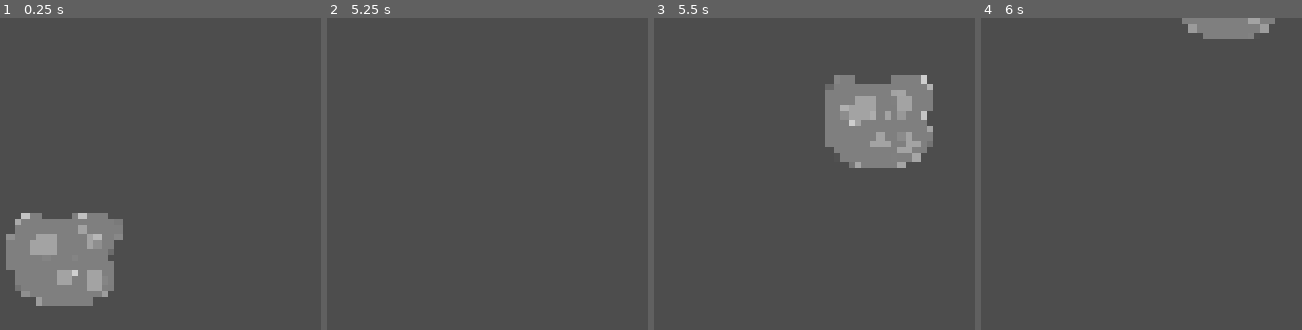
Above: before the commit, frames 1-4 (left to right).
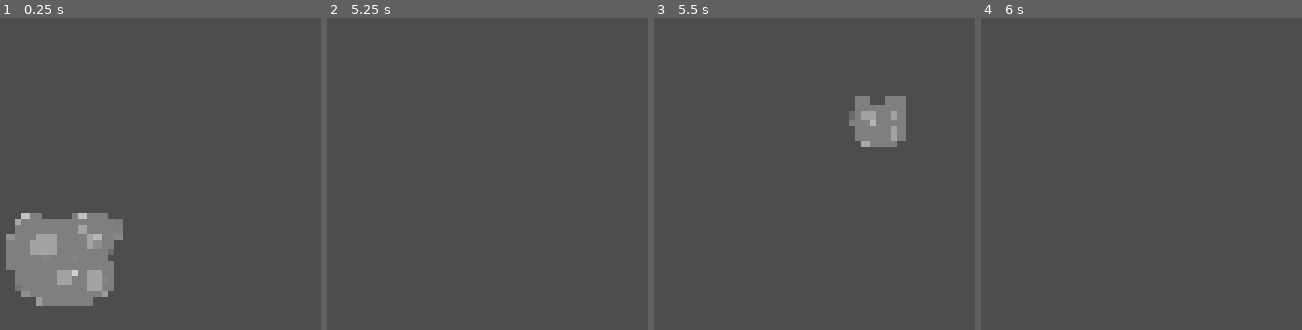
Above: after the commit, the same moments.

Repository: two-sticks-and-a-rock/space-arcade
Game: Godot game, scene res://scenes/player/player_weapons/orbiter/orbiter_ring.tscn
Same seed, same stepped clock (60 frames per second), same inputs: the game is played once before the commit and once after it. This scene is started directly instead of the project's main scene.
Inputs (mouse positions are in pixels of both pictures, inside the frame that each line leads up to):
- Up to frame 1 (0.25 s): no input
- Up to frame 2 (5.25 s): move the mouse to (outside the picture) at 0.52 s; press the mouse at (outside the picture) at 0.53 s; move the mouse to (outside the picture) at 1.27 s; release the mouse at (outside the picture) at 1.28 s; click (outside the picture) at 1.35 s; move the mouse to (outside the picture) at 2.02 s; press the mouse at (outside the picture) at 2.03 s; move the mouse to (outside the picture) at 2.77 s; release the mouse at (outside the picture) at 2.78 s; click (outside the picture) at 2.85 s; move the mouse to (outside the picture) at 3.52 s; press the mouse at (outside the picture) at 3.53 s; move the mouse to (outside the picture) at 4.27 s; release the mouse at (outside the picture) at 4.28 s; click (outside the picture) at 4.35 s; move the mouse to (outside the picture) at 5.02 s; press the mouse at (outside the picture) at 5.03 s
- Up to frame 3 (5.5 s): no input
- Up to frame 4 (6 s): move the mouse to (outside the picture) at 5.77 s; release the mouse at (outside the picture) at 5.78 s; click (outside the picture) at 5.85 s

Frames 1-2 are identical in both runs. In frame 3, 7.5% of the frame differs, in the area x 53-87%, y 18-49%; in frame 4, 1.6%.

Commit message:
asteroid belt up and down animation

Diff:
--- a/scenes/player/player_weapons/orbiter/orbiter_ring.gd
+++ b/scenes/player/player_weapons/orbiter/orbiter_ring.gd
@@ -32,7 +32,6 @@
 
 	for child in get_children():
 		if child is Area2D:
-			child.visible = true
 			child.process_mode = Node.PROCESS_MODE_INHERIT
 
 func _on_up_timer_timeout():
@@ -41,5 +40,14 @@
 
 	for child in get_children():
 		if child is Area2D:
-			child.visible = false
 			child.process_mode = Node.PROCESS_MODE_DISABLED
+
+func _physics_process(delta):
+	if (!up_timer.is_stopped() && up_timer.time_left <= 1.0):
+		for child in get_children():
+			if child is PlayerBullet && child.scale > Vector2.ZERO:
+				child.scale -= delta*Vector2.ONE
+	if (!down_timer.is_stopped() &&  down_timer.time_left <= 1.0):
+		for child in get_children():
+			if child is PlayerBullet && child.scale <=Vector2.ONE*bullet_size:
+				child.scale += delta*Vector2.ONE
